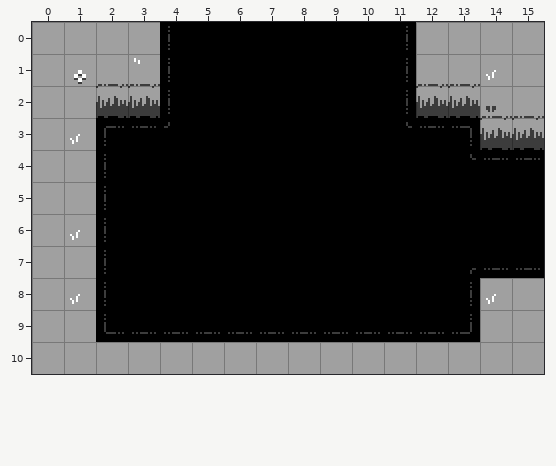
Two states of a Tiled map, art/rooms/GrassyTest_Standard_NE.tmx. This is how it looked before the edit.
Cells are 16x16 px. Shown: x 0..15, y 0..10.
New version:
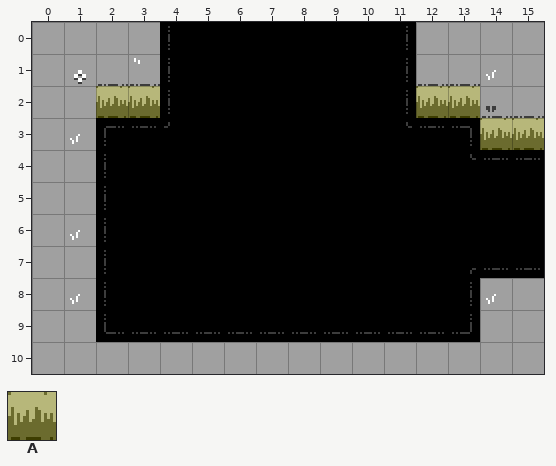
Key: from "Attributes": A 2.
_ is an empty cell.
Tiles of an added or newly shown layer are drawn over the layers below it.
See-through tiles are keyed as they look on the map.
The author wrote: Do the multi-layer thing, add an attributes layer for rooms
Changes in this commit:
Changed rows in their new state; . is an unchanged cell.
Layer "Attributes" (added):
first column x 2:
 2 AA........AA..
 3 ............AA
Pixel boxes of the changes (left, top, right, bottom) in both pictures:
added: (96, 86, 160, 118)
added: (416, 86, 544, 150)
